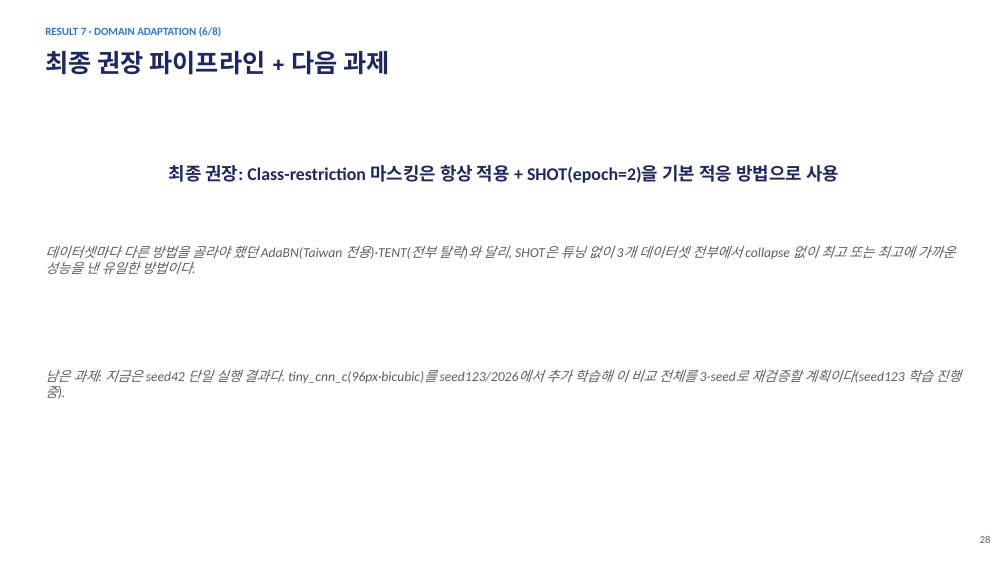
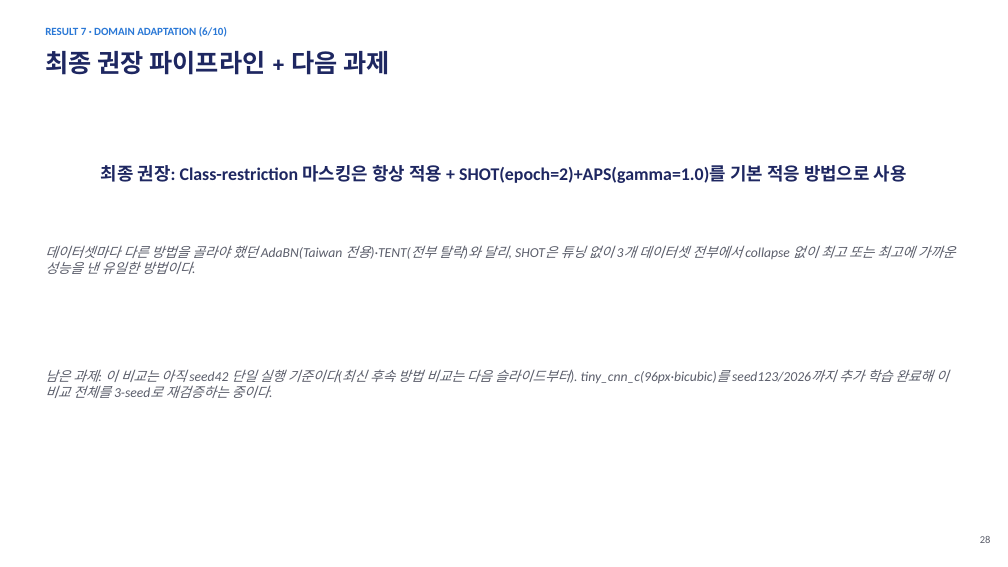
Before and after one commit to sara0813/tomato-disease-v2, a slide deck: slide 29 of docs/CNN_토마토_병해분류_V2_진행보고.pptx. Drawn at 1008x567 pixels with LibreOffice and Linux fonts; fonts in the diff are those of the drawing. Boxes give left, top, right and bottom in pixels: in the first picture for what was removed or moved away, otherwise in the second. Text is boxed around its words. In the diff, an @@ line names an element or a change of style, - is before the commit and + after.

```diff
--- a/docs/CNN_토마토_병해분류_V2_진행보고.pptx
+++ b/docs/CNN_토마토_병해분류_V2_진행보고.pptx
@@ text at (45,27,227,37): text changed @@
-RESULT 7 · DOMAIN ADAPTATION (6/8)
+RESULT 7 · DOMAIN ADAPTATION (6/10)
@@ text at (101,165,907,183): text changed @@
-최종 권장: Class-restriction 마스킹은 항상 적용 + SHOT(epoch=2)을 기본 적응 방법으로 사용
+최종 권장: Class-restriction 마스킹은 항상 적용 + SHOT(epoch=2)+APS(gamma=1.0)를 기본 적응 방법으로 사용
@@ text at (45,369,949,398): text changed @@
-남은 과제: 지금은 seed42 단일 실행 결과다. tiny_cnn_c(96px·bicubic)를 seed123/2026에서 추가 학습해 이 비교 전체를 3-seed로 재검증할 계획이다(seed123 학습 진행 중).
+남은 과제: 이 비교는 아직 seed42 단일 실행 기준이다(최신 후속 방법 비교는 다음 슬라이드부터). tiny_cnn_c(96px·bicubic)를 seed123/2026까지 추가 학습 완료해 이 비교 전체를 3-seed로 재검증하는 중이다.
```
Also in this commit, not shown: 9 other slides changed, 2 slides added.
